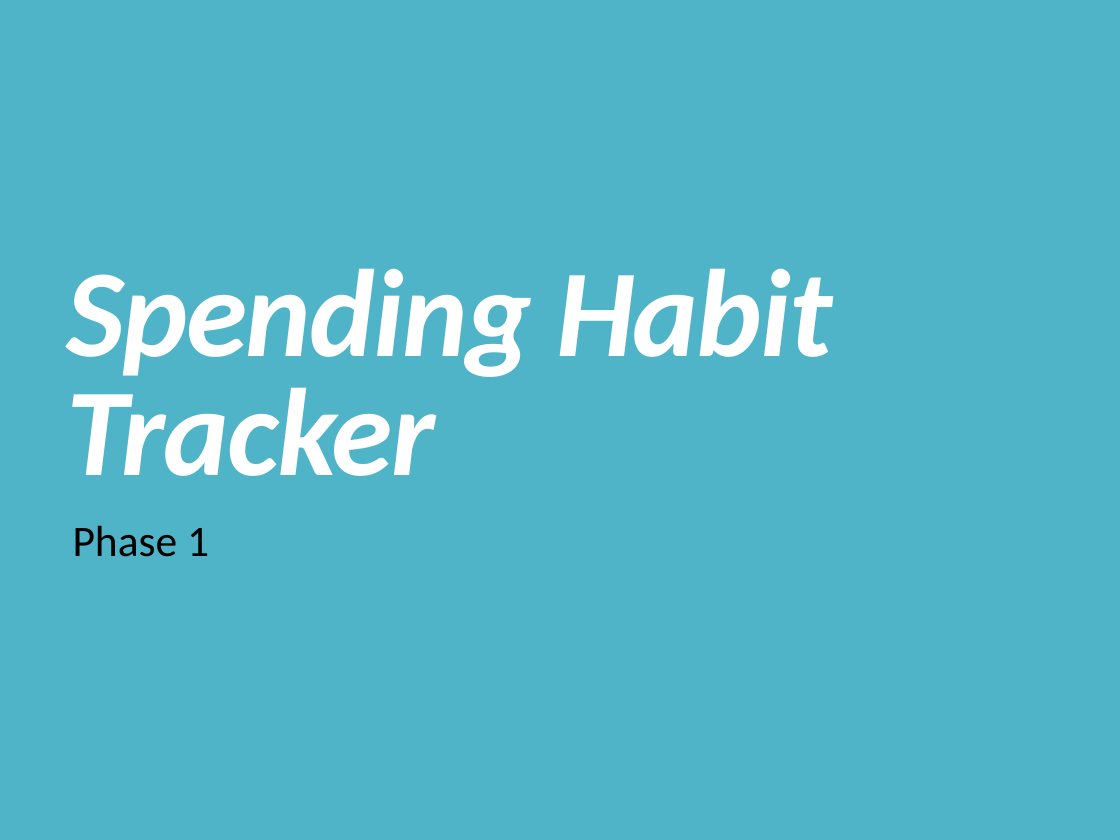
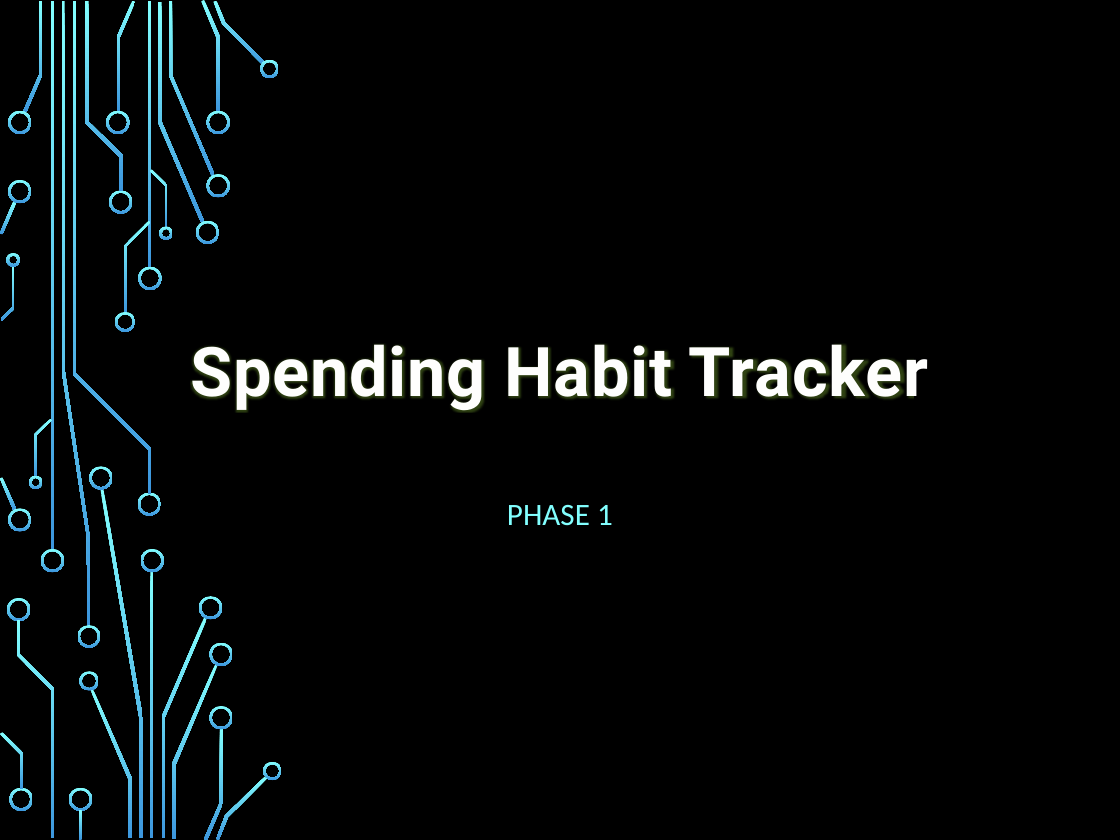
Before and after one commit to Buesse7310/Project-Alex-Roma-Nick-Eva-, a slide deck: slide 1 of docs/phase1/Spending_Habit_Tracker_Phase1.pptx. Drawn at 1120x840 pixels with LibreOffice and Linux fonts; fonts in the diff are those of the drawing; background and template pictures are left out. Boxes give left, top, right and bottom in pixels: in the first picture for what was removed or moved away, otherwise in the second. Text is boxed around its words. In the diff, an @@ line names an element or a change of style, - is before the commit and + after.

Commit message:
Update #2 Spending_Habit_Tracker_Phase1.pptx
Made some stylistic updates.

```diff
--- a/docs/phase1/Spending_Habit_Tracker_Phase1.pptx
+++ b/docs/phase1/Spending_Habit_Tracker_Phase1.pptx
@@ rectangle removed at <box>0,0,1120,840</box> @@
@@ text "Spending Habit Tracker": place and size @@
-text "Spending Habit Tracker" at <box>67,268,832,476</box>
+text "Spending Habit Tracker" at <box>191,344,928,412</box>
@@ text "Spending Habit Tracker" at <box>191,344,928,412</box>: size 80 to 44 pt, font Calibri to Roboto, text colour #FFFFFF to #FEFEFE, letter spacing -1.2 to 0.5 pt, letter outline none to #FFFFFF 0.75 pt, italic off; alignment left to centre; line spacing 0.8 to 1; vertical alignment bottom to top @@
@@ subtitle at <box>507,505,613,526</box>: text changed; size 28 to 20 pt; text colour #000000 to #82FFFF @@
-Phase 1
+PHASE 1
@@ group added at <box>0,0,282,840</box>: 50 freeform shapes, 4 rectangles @@
```
Also in this commit, not shown: 11 other slides changed, 1 slide added.
